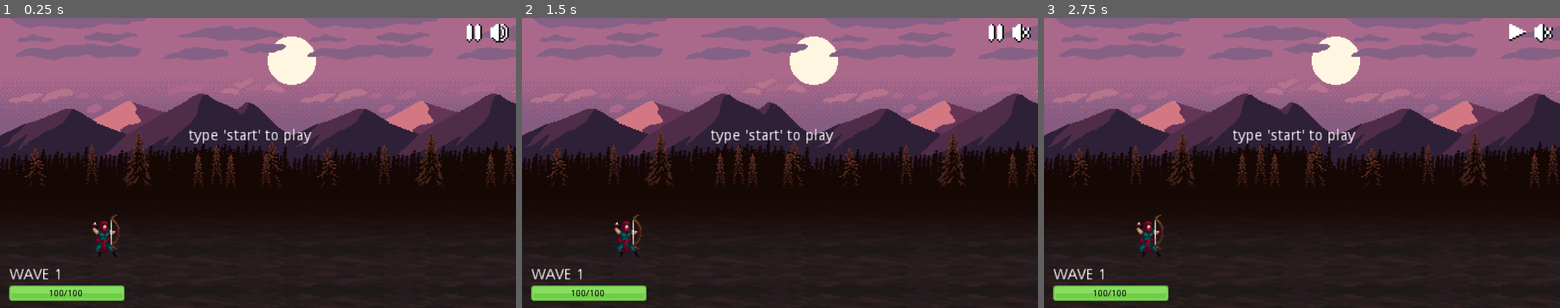
Above: before the commit, frames 1-3 (left to right).
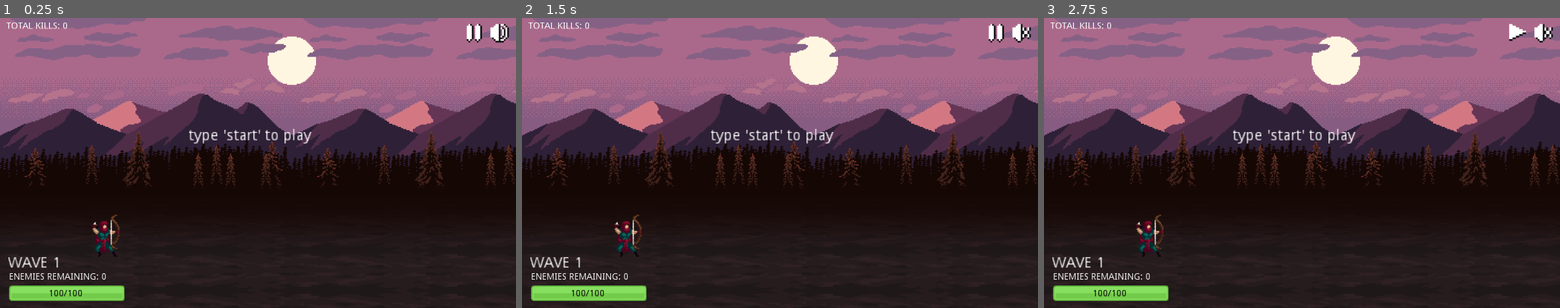
Above: after the commit, the same moments.

Repository: ACubed/Archetype
Game: Godot game, scene res://Scenes/World.tscn
Two runs of this game, one before a commit and one after it. Both use one fixed random seed, a clock stepped at 60 frames per second and the inputs below. Sound files missing from this copy of the repository are replaced by a short silence.
Inputs (mouse positions are in pixels of both pictures, inside the frame that each line leads up to):
- Up to frame 1 (0.25 s): no input
- Up to frame 2 (1.5 s): tap Enter at 0.5, 0.6 s; tap Space at 0.77 s; click (1022, 35) at 1.25 s
- Up to frame 3 (2.75 s): click (1518, 35) at 2 s

The runs differ from the first frame. In frame 1, 0.6% of the frame differs, in the area x 1-21%, y 1-91%; in frame 2, 0.6%; in frame 3, 0.6%.

Commit message:
Add wave and kill counters

Diff:
--- a/Scenes/World.tscn
+++ b/Scenes/World.tscn
@@ -609,12 +609,36 @@
 }
 
 [node name="wave_label" type="RichTextLabel" parent="."]
-margin_left = 18.28
-margin_top = 465.363
-margin_right = 107.28
-margin_bottom = 482.363
+margin_left = 14.9819
+margin_top = 443.376
+margin_right = 103.982
+margin_bottom = 460.376
 rect_scale = Vector2( 2, 2 )
 text = "WAVE 1"
+scroll_active = false
+__meta__ = {
+"_edit_use_anchors_": false
+}
+
+[node name="enemies_remaining" type="RichTextLabel" parent="."]
+margin_left = 16.8259
+margin_top = 474.06
+margin_right = 199.826
+margin_bottom = 491.06
+rect_scale = Vector2( 1.2, 1.2 )
+text = "ENEMIES REMAINING: 0"
+scroll_active = false
+__meta__ = {
+"_edit_use_anchors_": false
+}
+
+[node name="total_kills" type="RichTextLabel" parent="."]
+margin_left = 12.4284
+margin_top = 7.19875
+margin_right = 195.428
+margin_bottom = 24.1987
+rect_scale = Vector2( 1.2, 1.2 )
+text = "TOTAL KILLS: 0"
 scroll_active = false
 __meta__ = {
 "_edit_use_anchors_": false
@@ -942,7 +966,6 @@
 position = Vector2( 286.932, 511.934 )
 scale = Vector2( 1.5, 1.5 )
 frames = SubResource( 59 )
-frame = 3
 playing = true
 
 [node name="health" type="AnimatedSprite" parent="toolbar"]
@@ -950,7 +973,7 @@
 position = Vector2( 256.883, 512.3 )
 scale = Vector2( 1.5, 1.5 )
 frames = SubResource( 67 )
-frame = 6
+frame = 3
 playing = true
 [connection signal="timeout" from="spawn_timer" to="." method="_on_spawn_timer_timeout"]
 [connection signal="animation_finished" from="archer/archer_sprite" to="." method="_on_archer_sprite_animation_finished"]
--- a/Scripts/main.gd
+++ b/Scripts/main.gd
@@ -209,11 +209,13 @@
 
 				start_running()
 
+				$enemies_remaining.parse_bbcode(str("ENEMIES REMAINING: ", current_wave_size - enemies_killed))
+				$total_kills.parse_bbcode(str("TOTAL KILLS: ", total_enemies_killed))
 				if enemies_killed >= current_wave_size:
 					total_enemies_killed += enemies_killed
 					enemies_killed = 0
 					stop_wave()
-				break
+					break
 
 # check players health to determine when he dies
 func check_health():
@@ -355,7 +357,7 @@
 
 func kill_enemy(enemy):
 	enemies_killed += 1
-
+	total_enemies_killed += 1
 	if sprite.animation == "Attack":
 		sprite.set_frame(0)
 		if prev_enemy != null:
@@ -445,9 +447,11 @@
 		elif enemy.attacking or enemy.dead:
 			continue
 		enemies_killed += 1
+		total_enemies_killed += 1
+		$enemies_remaining.parse_bbcode(str("ENEMIES REMAINING: ", current_wave_size - enemies_killed))
+		$total_kills.parse_bbcode(str("TOTAL KILLS: ", total_enemies_killed))
 		enemy.die()
 		if enemies_killed >= current_wave_size:
-			total_enemies_killed += enemies_killed
 			enemies_killed = 0
 			stop_wave()
 			break
